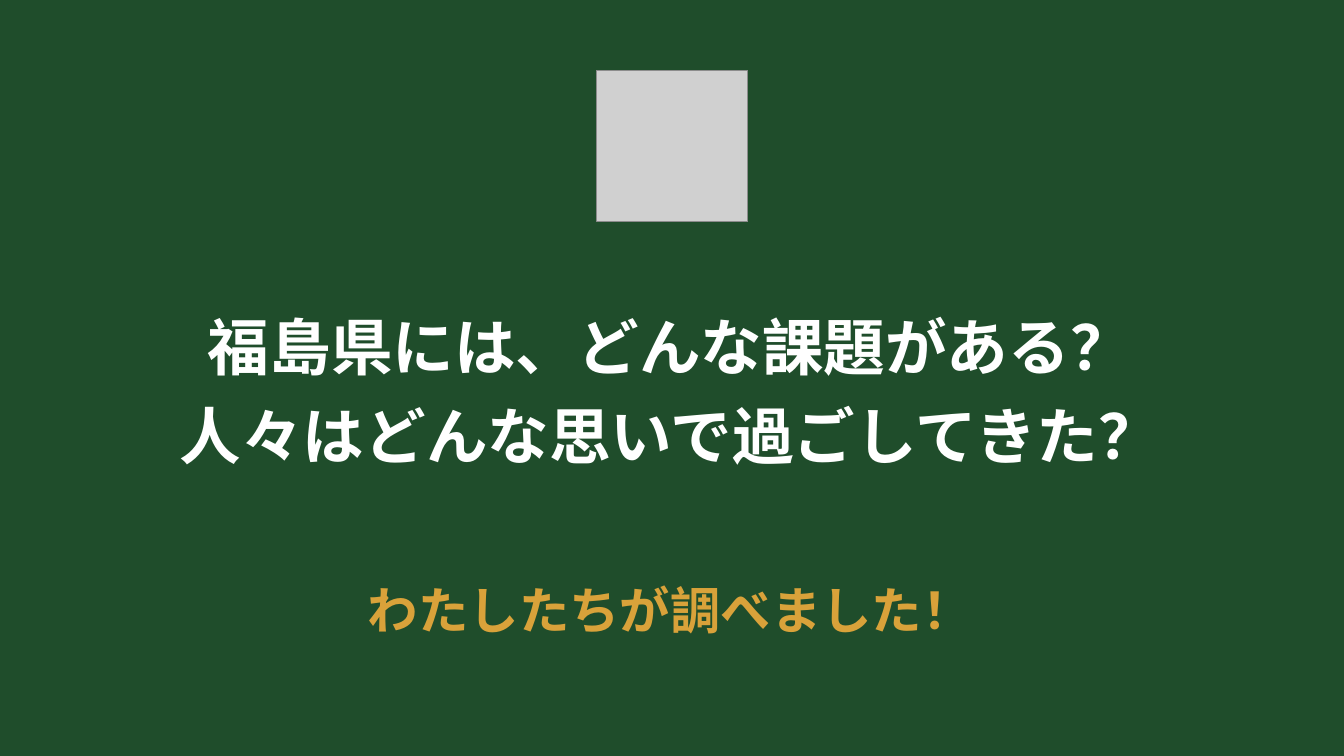
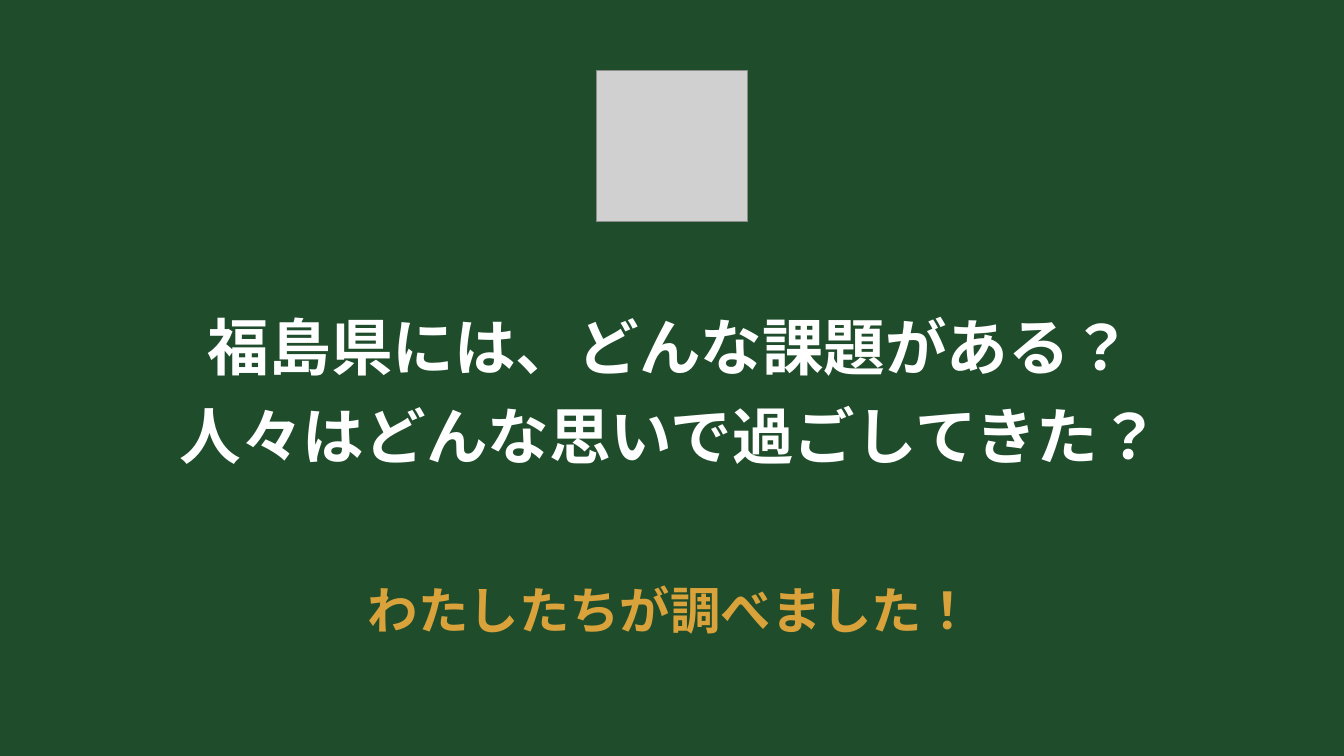
Before and after one commit to liberabitjp-hue/-, a slide deck: slide 6 of slides/お米アピール大作戦_発表スライド.pptx. Drawn at 1344x756 pixels with LibreOffice and Linux fonts; fonts in the diff are those of the drawing; grey boxes stand for pictures. Boxes give left, top, right and bottom in pixels: in the first picture for what was removed or moved away, otherwise in the second. Text is boxed around its words. In the diff, an @@ line names an element or a change of style, - is before the commit and + after.

```diff
--- a/slides/お米アピール大作戦_発表スライド.pptx
+++ b/slides/お米アピール大作戦_発表スライド.pptx
@@ text "福島県には、どんな課題がある？" at [180, 317, 1160, 464]: font Noto Sans CJK JP to Roboto @@
@@ text "わたしたちが調べました！" at [368, 585, 973, 634]: font Noto Sans CJK JP to Roboto @@
```
Also in this commit, not shown: 23 other slides changed.
